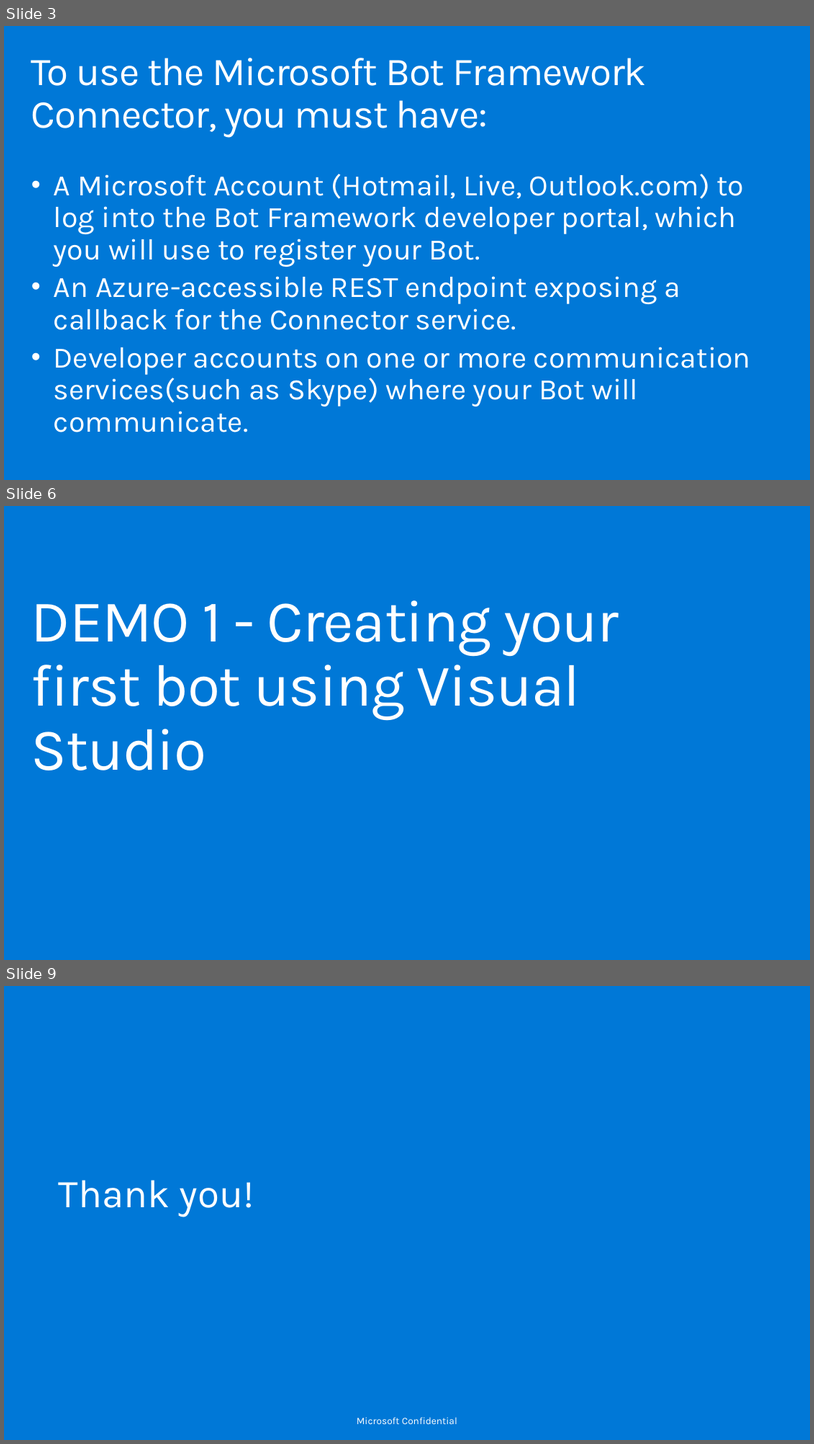
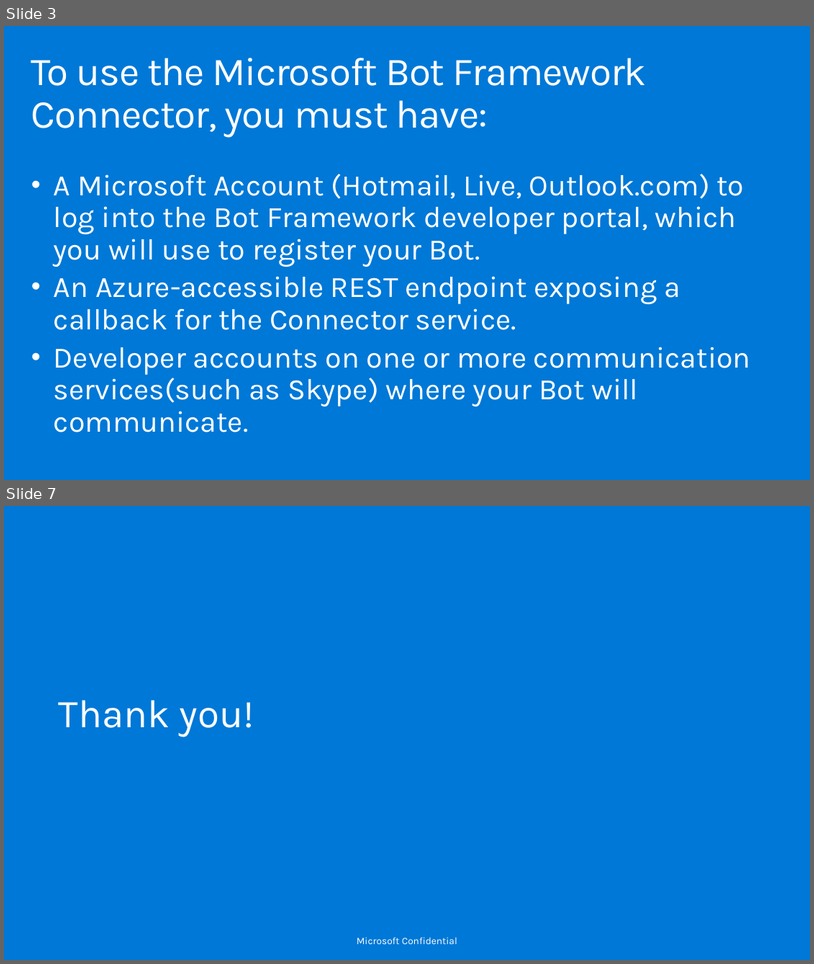
Before and after one commit to lcarli/BotsHOL, a slide deck: Connecting your bot with Connector Service.pptx. Shown one above the other, each under a label of ours: slides 3, 6 and 9 before the commit, slides 3 and 7 after it; the slides between them are not shown. The pictures are 814x1444 and 814x964 pixels, drawn with LibreOffice and Linux fonts; fonts in the diff are those of the drawing; background and template pictures are left out. Boxes give left, top, right and bottom in pixels: in the first picture for what was removed or moved away, otherwise in the second. Text is boxed around its words. In the diff, an @@ line names an element or a change of style, - is before the commit and + after.

Commit message:
Connectors Demo

```diff
--- a/Connecting your bot with Connector Service.pptx
+++ b/Connecting your bot with Connector Service.pptx
@@ slide 6 removed at bbox=[4, 506, 810, 960], background #0078D7 @@
@@ title removed at bbox=[31, 600, 620, 770] @@
-DEMO 1 - Creating your first bot using Visual Studio
@@ what was slide 9 is now slide 7 @@
```
Also in this commit, not shown: 1 slide changed, 2 slides added, 3 other slides removed, 3 other files.
